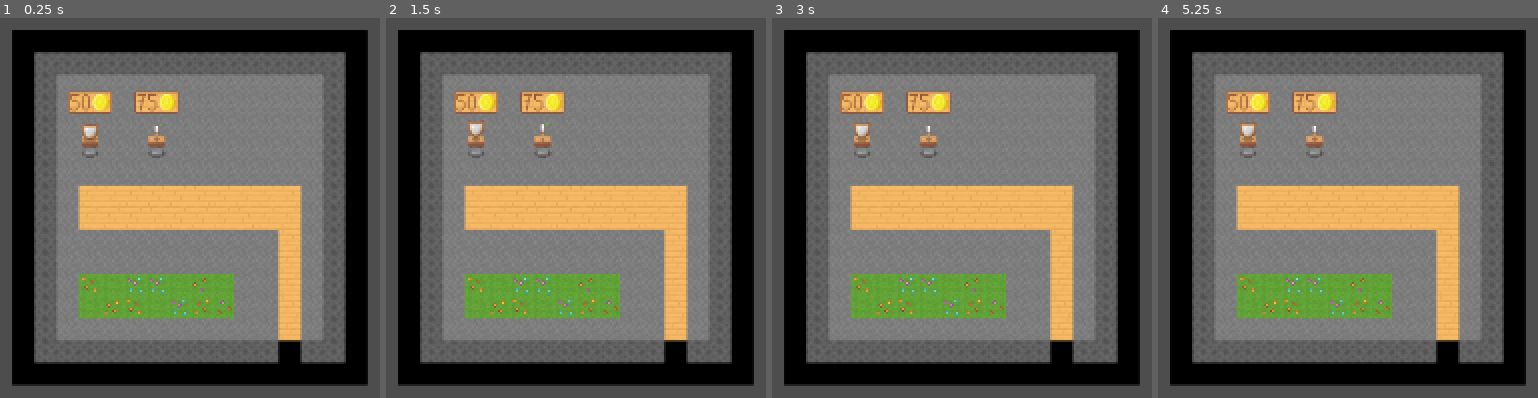
Above: before the commit, frames 1-4 (left to right).
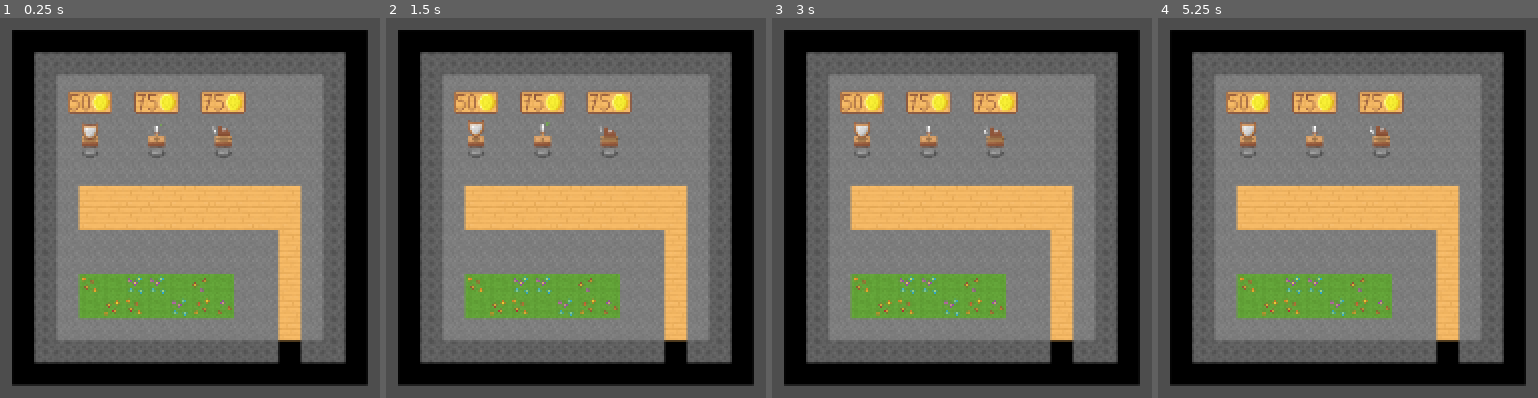
Above: after the commit, the same moments.

Repository: Auseawesome/a-gneiss-expedition
Game: Godot game, scene res://scenes/levels/shop.tscn
The game is run twice, just before and just after one commit, with the same random seed, the same clock (stepped at 60 frames per second) and the same inputs. This scene is started directly instead of the project's main scene.
Inputs (mouse positions are in pixels of both pictures, inside the frame that each line leads up to):
- Up to frame 1 (0.25 s): no input
- Up to frame 2 (1.5 s): tap Enter at 0.5 s; move the mouse to (477, 101) at 0.52 s; hold Right (ui_right) 0.53-1.28 s; hold 1 0.53-1.28 s; click (477, 101) at 0.67 s; tap Space at 1.25 s; move the mouse to (541, 101) at 1.27 s; hold Down (ui_down) from 1.28 s (still down); tap 2 at 1.35 s; click (541, 101) at 1.42 s
- Up to frame 3 (3 s): tap Enter at 2 s; move the mouse to (outside the picture) at 2.02 s; release Down (ui_down) at 2.03 s; hold Right (ui_right) 2.03-2.78 s; hold 1 2.03-2.78 s; tap Space at 2.75 s; move the mouse to (outside the picture) at 2.77 s; hold Up (ui_up) from 2.78 s (still down); tap 2 at 2.85 s; click (outside the picture) at 2.92 s
- Up to frame 4 (5.25 s): tap Enter at 3.5 s; move the mouse to (outside the picture) at 3.52 s; release Up (ui_up) at 3.53 s; hold 1 3.53-4.28 s; hold Left (ui_left) 3.53-5.03 s; tap Space at 4.25 s; move the mouse to (1446, 299) at 4.27 s; tap 2 at 4.35 s; move the mouse to (outside the picture) at 5.02 s; hold Down (ui_down) from 5.03 s (still down); hold 1 from 5.03 s (still down); click (outside the picture) at 5.17 s

The runs differ from the first frame. In frame 1, 0.9% of the frame differs, in the area x 52-65%, y 19-37%; in frame 2, 0.9%; in frame 3, 0.9%; in frame 4, 1.0%.

Commit message:
Add speed upgrade

Diff:
--- a/scenes/levels/shop.tscn
+++ b/scenes/levels/shop.tscn
@@ -10,7 +10,7 @@
 tile_set = ExtResource("1_f1n2c")
 
 [node name="Decorations" type="TileMapLayer" parent="." unique_id=1626068151]
-tile_map_data = PackedByteArray("AAAOABAAAQAAAAAACQAOAA0AAAA …(528 unchanged characters)… DAAMAAAAFAAYAAQAAAAAADgAIAAYAAQAAAAAADwA=")
+tile_map_data = PackedByteArray("AAAOABAAAQAAAAAACQAOAA0AAAA …(528 unchanged characters)… DAAMAAAAFAAYAAQAAAAAADgAIAAYAAQAAAAAADwALAAYAAQAAAAAAEAA=")
 tile_set = ExtResource("6_7dhb0")
 
 [node name="Spawn" type="Node2D" parent="." unique_id=525668607]
--- /dev/null
+++ b/scenes/shop_upgrades/speed_upgrade.tscn
@@ -0,0 +1,53 @@
+[gd_scene format=3 uid="uid://dxululx0q6qrv"]
+
+[ext_resource type="PackedScene" uid="uid://dggxk0uy5utxv" path="res://scenes/shop_upgrades/base_shop_upgrade.tscn" id="1_52tah"]
+[ext_resource type="Script" uid="uid://o8fcqn4rlo0t" path="res://scripts/shop_upgrades/speed_buy_action.gd" id="2_52tah"]
+[ext_resource type="Texture2D" uid="uid://c55g1wks4nnb3" path="res://sprites/upgrades/boots.png" id="3_52tah"]
+
+[sub_resource type="Resource" id="Resource_32vxj"]
+script = ExtResource("2_52tah")
+metadata/_custom_type_script = "uid://o8fcqn4rlo0t"
+
+[sub_resource type="AtlasTexture" id="AtlasTexture_32vxj"]
+atlas = ExtResource("3_52tah")
+region = Rect2(0, 0, 16, 16)
+
+[sub_resource type="AtlasTexture" id="AtlasTexture_1nmq2"]
+atlas = ExtResource("3_52tah")
+region = Rect2(16, 0, 16, 16)
+
+[sub_resource type="AtlasTexture" id="AtlasTexture_d0312"]
+atlas = ExtResource("3_52tah")
+region = Rect2(32, 0, 16, 16)
+
+[sub_resource type="AtlasTexture" id="AtlasTexture_y63jp"]
+atlas = ExtResource("3_52tah")
+region = Rect2(48, 0, 16, 16)
+
+[sub_resource type="SpriteFrames" id="SpriteFrames_07yq4"]
+animations = [{
+"frames": [{
+"duration": 1.0,
+"texture": SubResource("AtlasTexture_32vxj")
+}, {
+"duration": 1.0,
+"texture": SubResource("AtlasTexture_1nmq2")
+}, {
+"duration": 1.0,
+"texture": SubResource("AtlasTexture_d0312")
+}, {
+"duration": 1.0,
+"texture": SubResource("AtlasTexture_y63jp")
+}],
+"loop": true,
+"name": &"default",
+"speed": 5.0
+}]
+
+[node name="SpeedUpgrade" unique_id=509534031 instance=ExtResource("1_52tah")]
+cost = 75
+buy_action = SubResource("Resource_32vxj")
+
+[node name="AnimatedItem" parent="." index="1" unique_id=1512666369]
+sprite_frames = SubResource("SpriteFrames_07yq4")
+frame_progress = 0.60273623
--- /dev/null
+++ b/scripts/shop_upgrades/speed_buy_action.gd
@@ -0,0 +1,16 @@
+class_name SpeedBuyAction
+extends BaseBuyAction
+
+@export var extra_speed := 25
+
+var times_bought := 0
+
+func on_buy(shop_upgrade: ShopUpgrade) -> void:
+	GlobalData.player.speed += extra_speed
+	if (times_bought == 0):
+		shop_upgrade.cost = ShopUpgrade.Costs.seventy_five
+	elif (times_bought == 1):
+		shop_upgrade.cost = ShopUpgrade.Costs.one_hundred
+	elif (times_bought >= 2):
+		shop_upgrade.exhaust_shop()
+	times_bought += 1
--- a/tilesets/object_tile_set.tres
+++ b/tilesets/object_tile_set.tres
@@ -9,6 +9,7 @@
 [ext_resource type="PackedScene" uid="uid://7fym02m2dn4p" path="res://scenes/pickups/coins.tscn" id="5_ddoho"]
 [ext_resource type="PackedScene" uid="uid://cxtj1qcfiiopb" path="res://scenes/shop_upgrades/shield.tscn" id="5_r2ndp"]
 [ext_resource type="PackedScene" uid="uid://y541mk6ieeac" path="res://scenes/characters/goblin.tscn" id="6_u1pdm"]
+[ext_resource type="PackedScene" uid="uid://dxululx0q6qrv" path="res://scenes/shop_upgrades/speed_upgrade.tscn" id="6_yts0g"]
 [ext_resource type="PackedScene" uid="uid://xfjk668ehd0l" path="res://scenes/characters/king_goblin.tscn" id="7_qn2mi"]
 [ext_resource type="PackedScene" uid="uid://dch1jx5jc1c63" path="res://scenes/misc/next_level.tscn" id="9_nry30"]
 
@@ -37,6 +38,7 @@
 scenes/10/scene = ExtResource("3_ddoho")
 scenes/14/scene = ExtResource("5_r2ndp")
 scenes/15/scene = ExtResource("4_mbc1o")
+scenes/16/scene = ExtResource("6_yts0g")
 
 [resource]
 sources/0 = SubResource("TileSetAtlasSource_yew5o")
Not shown, added: scripts/shop_upgrades/speed_buy_action.gd.uid
Binary file added: sprites/upgrades/boots.png
Not shown, added: sprites/upgrades/boots.png.import
